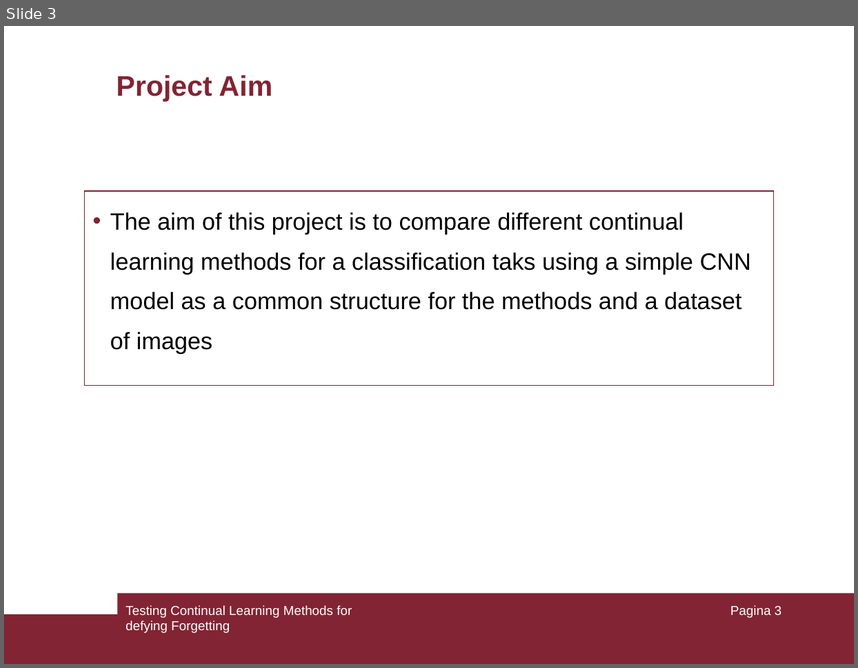
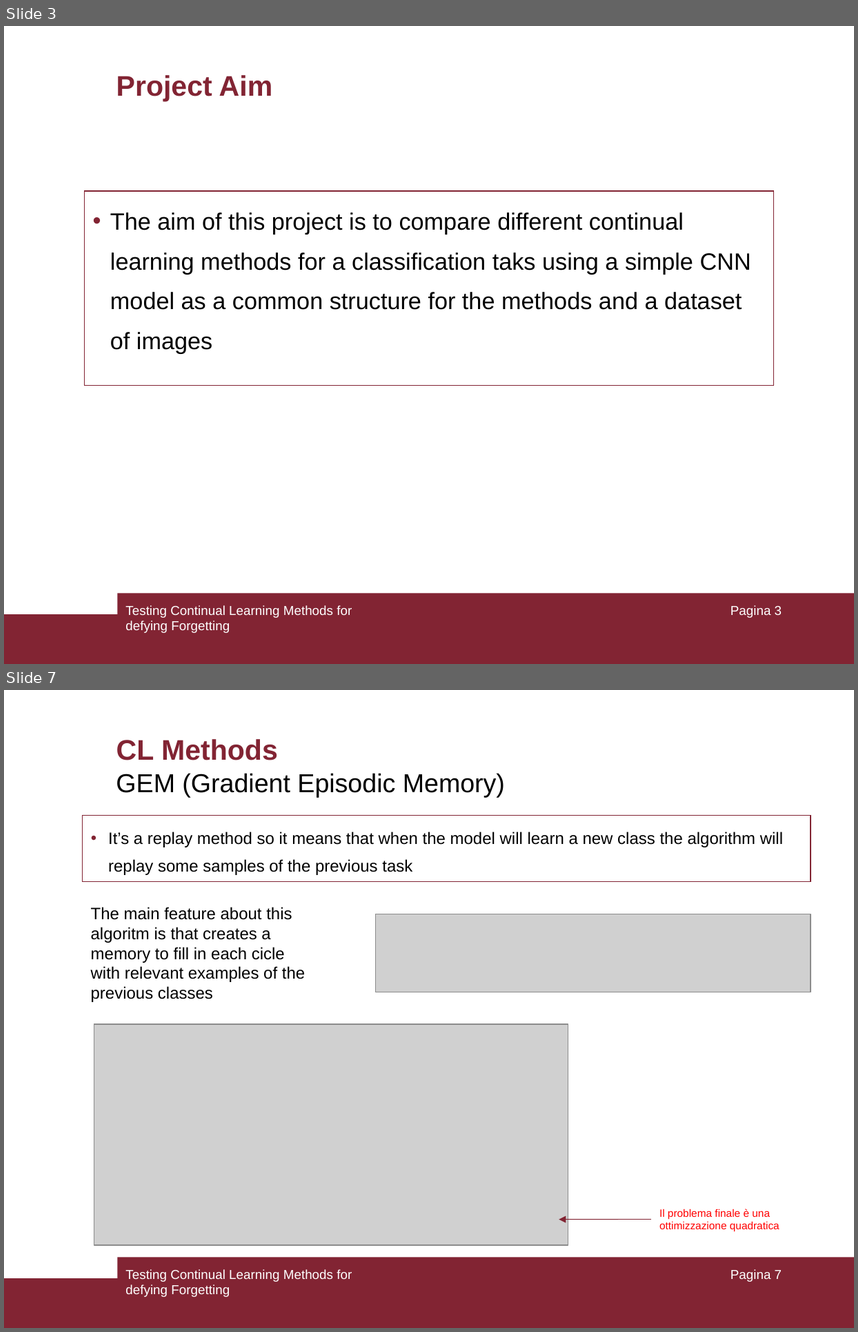
Before and after one commit to giacomotelloli/ContinualLearning, a slide deck: PresPrj.ppt. Shown one above the other, each under a label of ours: slide 3 before the commit, slides 3 and 7 after it; the slides between them are not shown. The pictures are 858x668 and 858x1332 pixels, drawn with LibreOffice and Linux fonts; fonts in the diff are those of the drawing; grey boxes stand for pictures. Boxes give left, top, right and bottom in pixels: in the first picture for what was removed or moved away, otherwise in the second. Text is boxed around its words. In the diff, an @@ line names an element or a change of style, - is before the commit and + after.

Commit message:
ultimo modello caricato

```diff
--- a/PresPrj.ppt
+++ b/PresPrj.ppt
@@ slide 7 added at (4, 690, 854, 1328), background #FFFFFF; not listed: 2 template elements that a slide beside it also shows @@
@@ title added at (116, 739, 278, 760), 24 pt, text #822433, bold @@
+CL Methods
@@ text added at (116, 773, 505, 797), 22 pt, text #000000 @@
+GEM (Gradient Episodic Memory)
@@ text added at (82, 816, 811, 882), outline #822433 0.74 pt, 14 pt, text #000000 @@
+• It’s a replay method so it means that when the model will learn a new class the algorithm will replay some samples of the previous task
@@ text added at (91, 907, 305, 1002), 14 pt, text #000000 @@
+The main feature about this algoritm is that creates a memory to fill in each cicle with relevant examples of the previous classes
@@ picture added at (375, 914, 811, 992) @@
@@ picture added at (94, 1024, 568, 1245) @@
@@ arrow added from (651, 1219) to (559, 1219), #822433 0.51 pt @@
@@ text added at (660, 1208, 780, 1232), 9 pt, text #FF0000 @@
+Il problema finale è una ottimizzazione quadratica
@@ text added at (125, 1269, 352, 1297), 11 pt, text #FFFFFF @@
+Testing Continual Learning Methods for defying Forgetting
@@ page number added at (731, 1269, 782, 1281), 11 pt, text #FFFFFF @@
+Pagina 7
```
Also in this commit, not shown: 3 slides changed, 4 other slides added, 2 slides removed, 17 other files.
